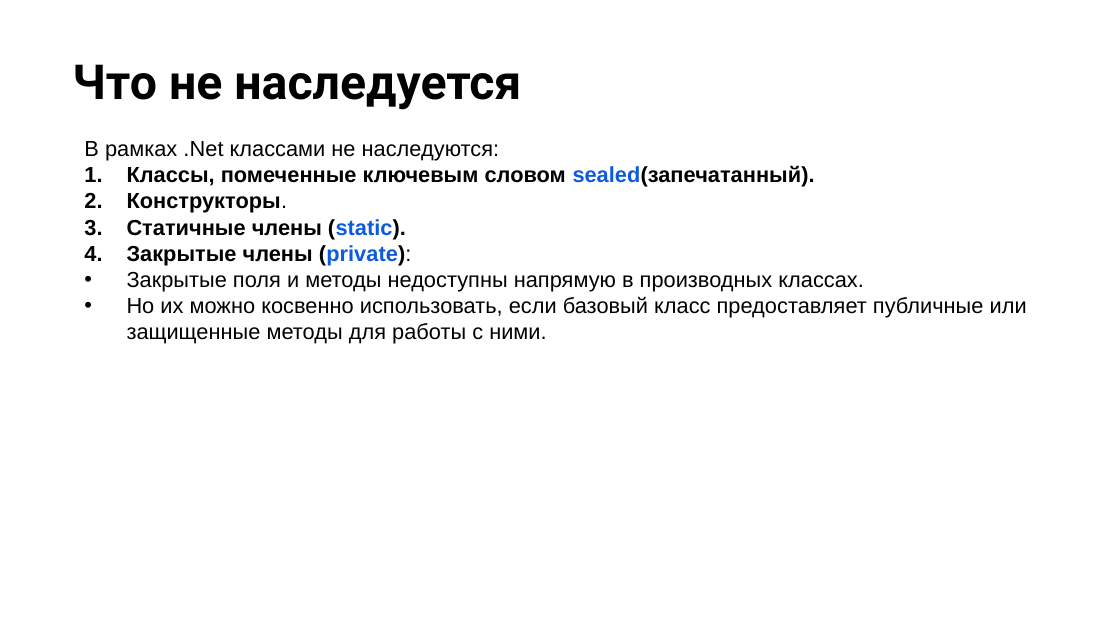
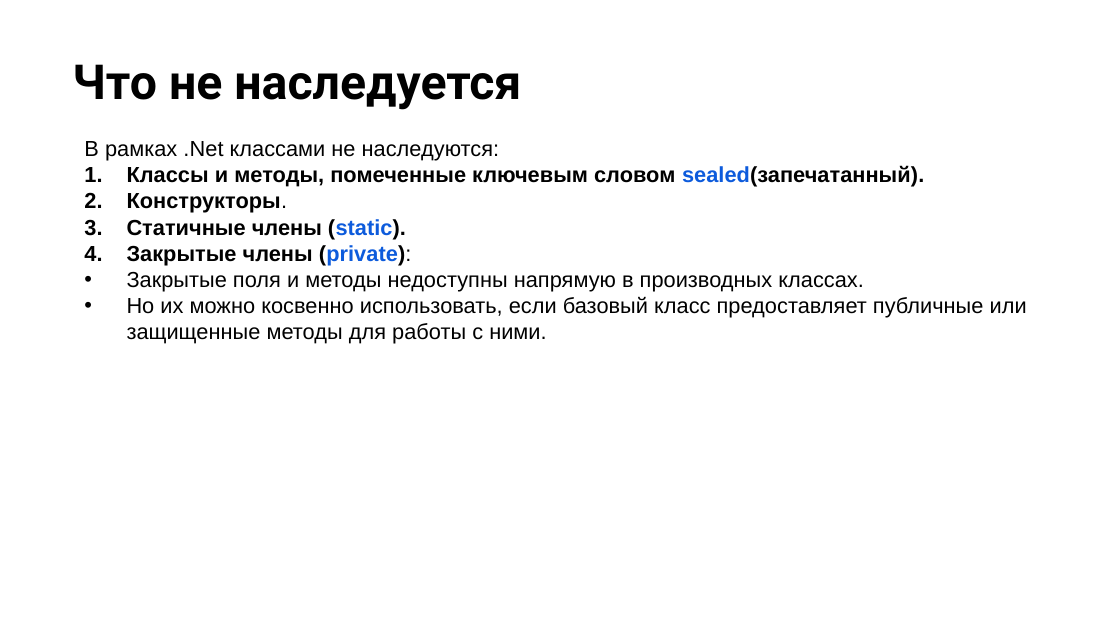
Before and after one commit to NilovPavel/OOP, a slide deck: slide 14 of ООП.pptx (slide 13 before the commit). Drawn at 1120x630 pixels with LibreOffice and Linux fonts; fonts in the diff are those of the drawing; background and template pictures are left out. Boxes give left, top, right and bottom in pixels: in the first picture for what was removed or moved away, otherwise in the second. Text is boxed around its words. In the diff, an @@ line names an element or a change of style, - is before the commit and + after.

```diff
--- a/ООП.pptx
+++ b/ООП.pptx
@@ text at box(127, 165, 924, 187): text changed @@
-1. Классы, помеченные ключевым словом sealed(запечатанный).
+1. Классы и методы, помеченные ключевым словом sealed(запечатанный).
```
Also in this commit, not shown: 3 slides added, 1 slide removed, 10 other files.
